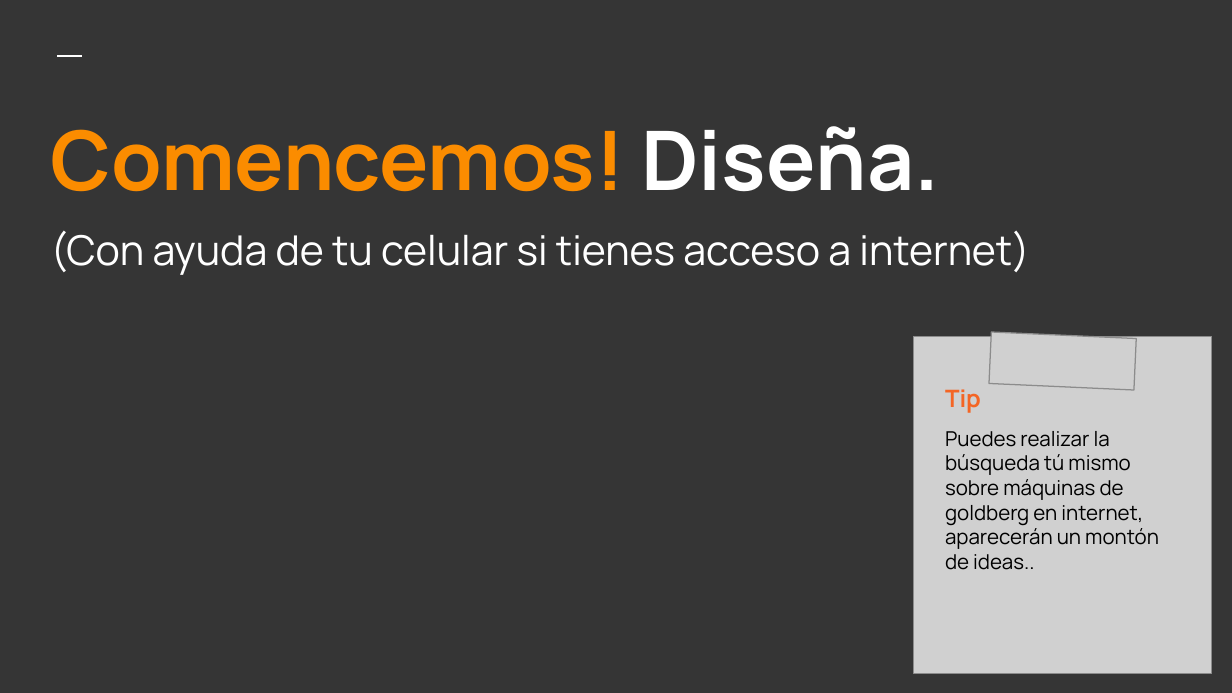
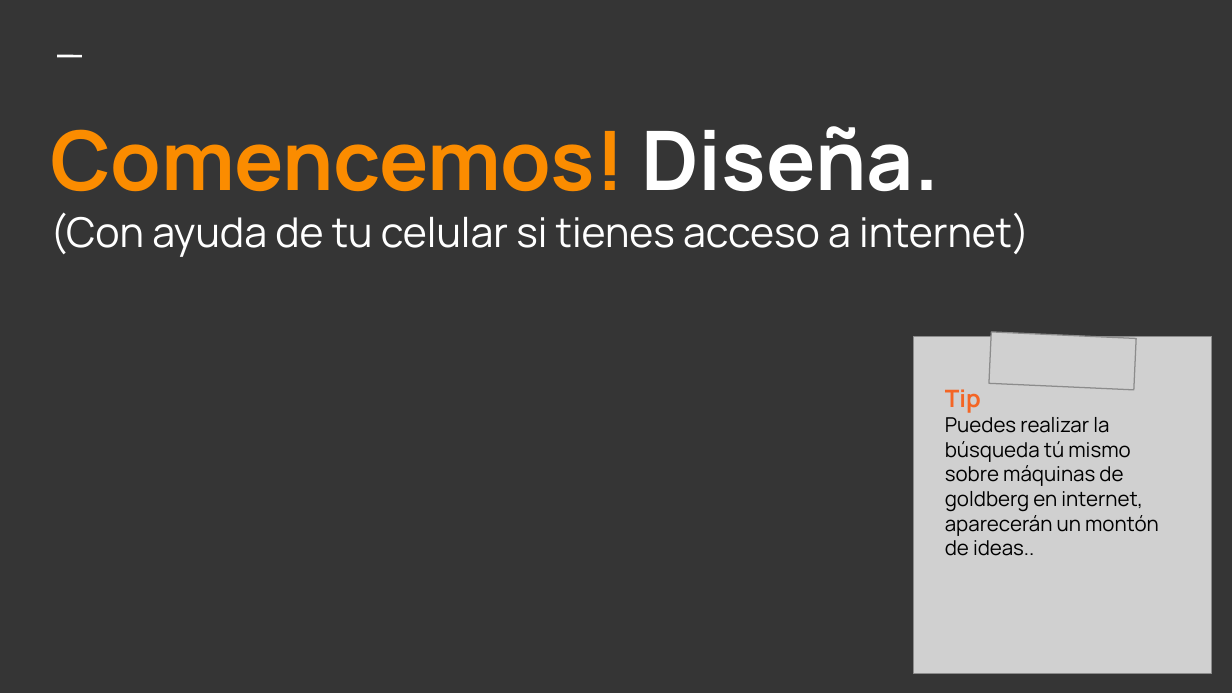
Before and after one commit to camunoz2/cienciasocultas, a slide deck: slide 5 of clases/taller_cientifico/Your big idea.pptx. Drawn at 1232x693 pixels with LibreOffice and Linux fonts; fonts in the diff are those of the drawing; grey boxes stand for pictures. Boxes give left, top, right and bottom in pixels: in the first picture for what was removed or moved away, otherwise in the second. Text is boxed around its words. In the diff, an @@ line names an element or a change of style, - is before the commit and + after.

```diff
--- a/clases/taller_cientifico/Your big idea.pptx
+++ b/clases/taller_cientifico/Your big idea.pptx
@@ text at (x1=50, y1=126, x2=1029, y2=257): text changed @@
-Comencemos! Diseña.
-(Con ayuda de tu celular si tienes acceso a internet)
+Comencemos! Diseña.
+(Con ayuda de tu celular si tienes acceso a internet)
@@ text "Tip" at (x1=945, y1=389, x2=1159, y2=556): less space between paragraphs @@
```
Also in this commit, not shown: 4 other slides changed.
